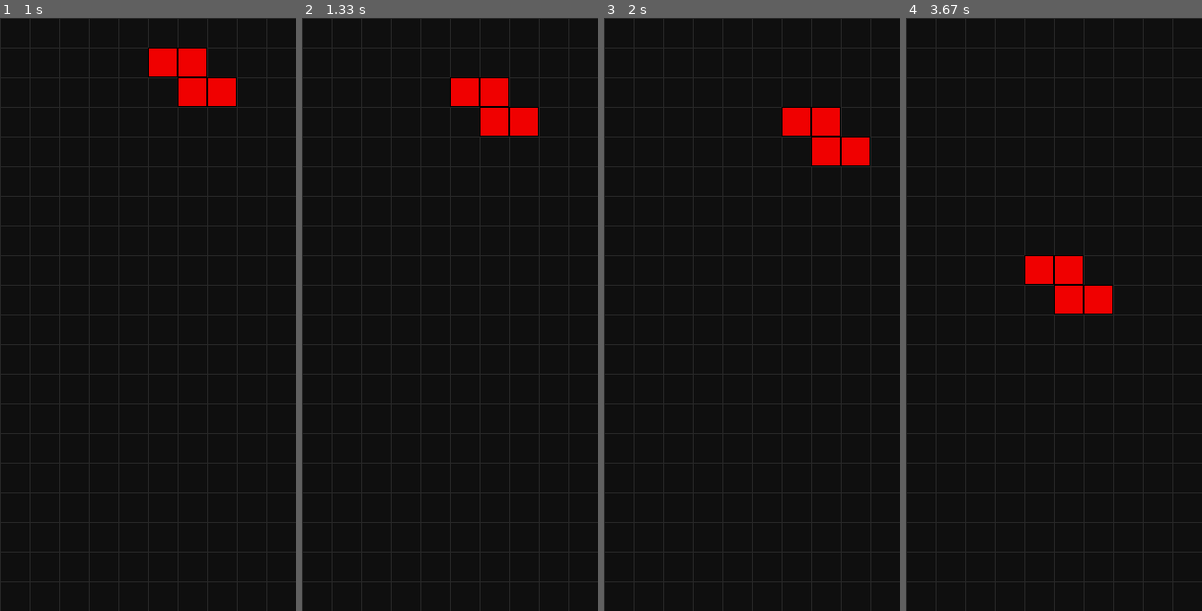
Above: before the commit, frames 1-4 (left to right).
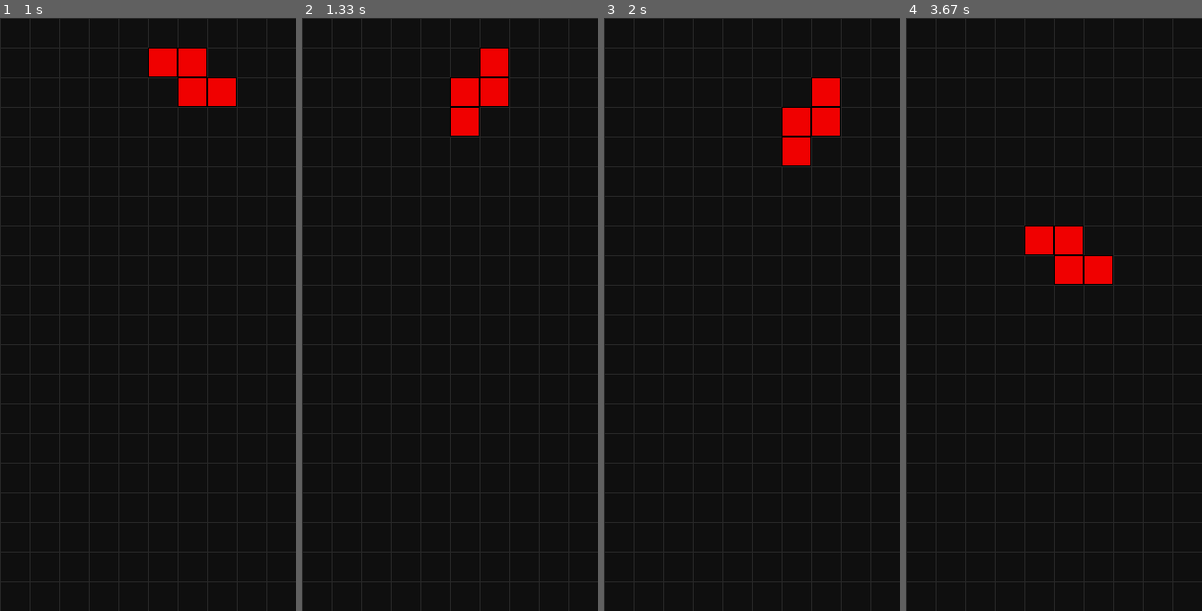
Above: after the commit, the same moments.

Repository: theKHutDeveloper/pygame_arcade_games
Game: pygame game, started from tetris/main.py
Two runs of this game, one before a commit and one after it. Both use one fixed random seed, a clock stepped at 60 frames per second and the inputs below.
Inputs:
- Up to frame 1 (1 s): tap Enter at 0.33 s; hold Right from 0.67 s (still down)
- Up to frame 2 (1.33 s): release Right at 1.13 s; hold Up from 1.17 s (still down)
- Up to frame 3 (2 s): release Up at 1.47 s; hold Right 1.5-1.97 s
- Up to frame 4 (3.67 s): hold Left 2-2.53 s; hold Down 2.57-2.87 s; hold Left 2.9-3.3 s; hold Up from 3.33 s (still down)

Frame 1 is identical in both runs. In frame 2, 1.9% of the frame differs, in the area x 50-80%, y 5-20%; in frame 3, 1.9%; in frame 4, 2.8%, in the area x 40-70%, y 35-50%.

Commit message:
Add tetromino rotation using UP arrow
- Extend InputSystem to support piece rotation
- Use PieceType and Rotation components to determine rotation state
- Rotate blocks around the first block as a pivot
- Update GridPosition of each block using piece rotation offsets

This enables basic tetromino rotation controls.

Diff:
--- a/tetris/systems.py
+++ b/tetris/systems.py
@@ -1,7 +1,15 @@
 import pygame
 
 from ecs.system import System
-from tetris.components import Block, GridPosition, ActivePiece, Falling
+from tetris.components import (
+    Block,
+    GridPosition,
+    ActivePiece,
+    Falling,
+    Rotation,
+    PieceType,
+)
+from tetris.pieces import PIECES
 from tetris.config import (
     GRID_WIDTH,
     GRID_HEIGHT,
@@ -106,6 +114,9 @@
             elif event.key == pygame.K_DOWN:
                 self.move(world, dy=1)
 
+            elif event.key == pygame.K_UP:
+                self.rotate(world)
+
     def move(self, world, dx=0, dy=0):
         """
         Move all blocks belonging to the active piece.
@@ -116,3 +127,40 @@
         ):
             pos.x += dx
             pos.y += dy
+
+    def rotate(self, world):
+        """
+        Rotate the active tetromino.
+        """
+
+        active_blocks = list(
+            world.get_entities_with(
+                GridPosition, ActivePiece, Falling, Rotation, PieceType
+            )
+        )
+
+        if not active_blocks:
+            return
+
+        # Use the first block as the pivot
+        pivot_entity, (pivot_pos, active, falling, rotation, piece_type) = (
+            active_blocks[0]
+        )
+
+        piece_data = PIECES[piece_type.name]
+        rotations = piece_data["rotations"]
+
+        next_rotation = (rotation.value + 1) % len(rotations)
+        offsets = rotations[next_rotation]
+
+        pivot_x = pivot_pos.x
+        pivot_y = pivot_pos.y
+
+        # Update positions of all blocks
+        for i, (entity, (pos, active, falling, rot, ptype)) in enumerate(active_blocks):
+            dx, dy = offsets[i]
+
+            pos.x = pivot_x + dx
+            pos.y = pivot_y + dy
+
+            rot.value = next_rotation
